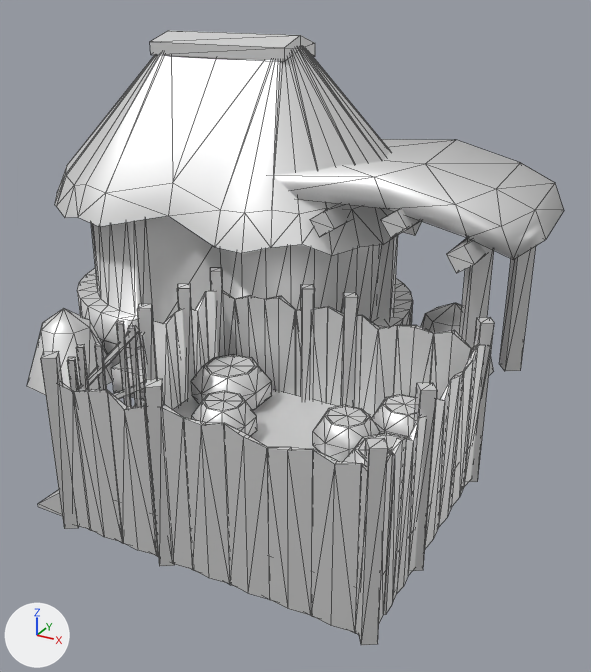
The COLLADA model art/meshes/structural/maya_protoclassic/corral_1.dae: old version first, new version second.
Both versions are drawn from a 50 mm lens placed at (11.0, -18.0, 9.8), pointed at (1.9, -1.3, 1.4). The axes (+X, +Y, +Z) are drawn at lower left. The lights are the same throughout. Mesh edges are drawn as thin lines. Where no turn or scale is listed for an object, it has been applied to the vertices.

Objects in the first picture: 'corral_1'.
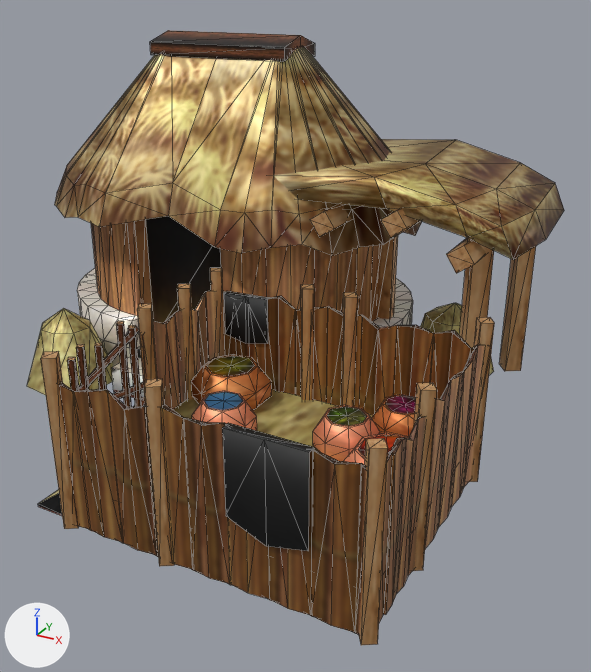
Location of each change, (x1, y1, x2, y2) in pixels of the pictures (591 x 672 px):
'corral_1', surface changed, reshaped (grey to brown): (27, 30, 564, 645) in both
part 1 of me_cubo_169, added (black): after (222, 423, 315, 551)
part 2 of me_cubo_169, added (black): after (224, 291, 269, 344)

What changed in the scene script:
```text
Add img_maya_protoclassic_struct_png:
    img_maya_protoclassic_struct_png = load_image('maya_protoclassic_struct.png', '../../../textures/skins/structural/maya_protoclassic_struct.png', 2048, 1024, 'sRGB')
Change mat_texturas_mayas__finalizadas:
    remove mat_texturas_mayas__finalizadas.base_color = (0.8, 0.8, 0.8)  # white #e7e7e7
    add mat_texturas_mayas__finalizadas.texture = img_maya_protoclassic_struct_png
Change me_cubo_169:
    used by ob_corral_1; location = (0.78, -2.29, 0.32)
    remove me_cubo_169.from_pydata(...)  # 1170 vertices, 1691 faces; spans x -8.09..6.3, y -5.81..7.91, z -1.13..8.05
    add me_cubo_169.from_pydata(...)  # 1190 vertices, 1709 faces; spans x -8.09..6.3, y -5.81..7.91, z -1.13..8.05
    me_cubo_169 part 1
    10 vertices are added at x 3.33..5.0, y -5.73..-5.54, z 0.29..2.44
    9 new faces join them
    me_cubo_169 part 2
    10 vertices are added at x -0.41..0.83, y -0.04..0.14, z 1.09..2.36
    9 new faces join them
```
